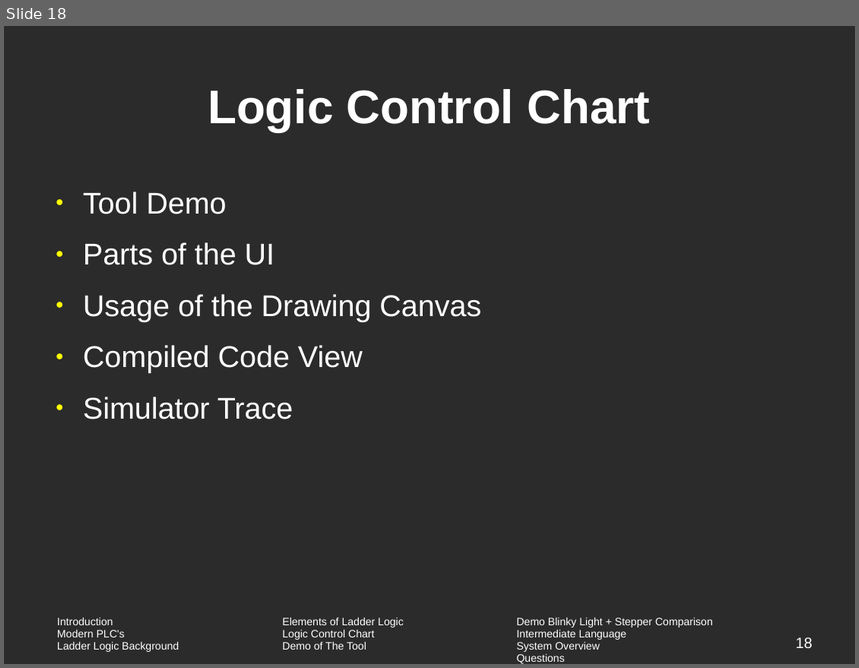
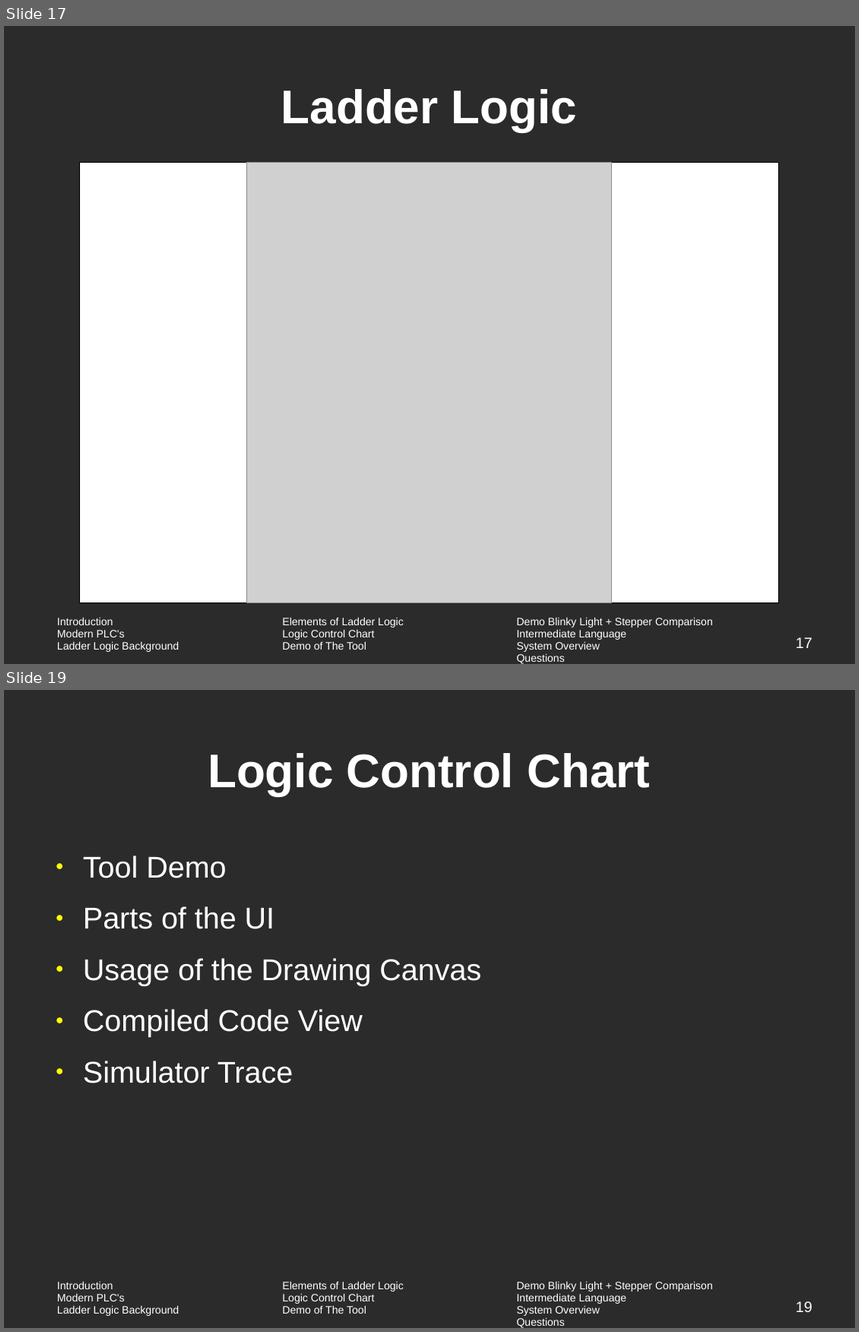
Before and after one commit to vortex-5/plcthesis, a slide deck: presentation/defense.odp. Shown one above the other, each under a label of ours: slide 18 before the commit, slides 17 and 19 after it; the slides between them are not shown. The pictures are 859x668 and 859x1332 pixels, drawn with LibreOffice and Linux fonts; fonts in the diff are those of the drawing; grey boxes stand for pictures; background and template pictures are left out; a plain dark background stands for a picture behind light text. Boxes give left, top, right and bottom in pixels: in the first picture for what was removed or moved away, otherwise in the second. Text is boxed around its words. In the diff, an @@ line names an element or a change of style, - is before the commit and + after.

```diff
--- a/presentation/defense.odp
+++ b/presentation/defense.odp
@@ slide 17 added at (x1=4, y1=26, x2=855, y2=664), background picture (left out); not listed: 1 template element that a slide beside it also shows @@
@@ title added at (x1=281, y1=89, x2=577, y2=132), 44 pt, text #FFFFFF, bold @@
+Ladder Logic
@@ rectangle added at (x1=80, y1=163, x2=779, y2=604), fill #FFFFFF, outline #000000 0 pt @@
@@ picture added at (x1=247, y1=163, x2=612, y2=604) @@
@@ page number added at (x1=796, y1=638, x2=813, y2=648), 14 pt, text #FFFFFF @@
+17
@@ what was slide 18 is now slide 19 @@
@@ page number at (x1=796, y1=1302, x2=813, y2=1312): text changed @@
-18
+19
```
Also in this commit, not shown: 5 slides changed, 3 other slides added, 2 other files.
